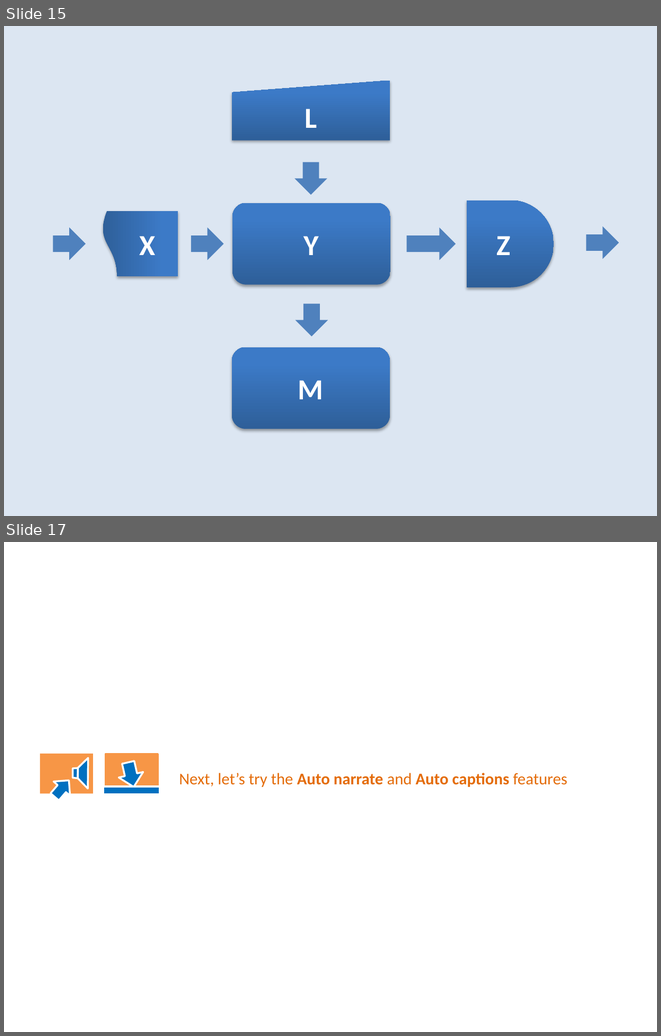
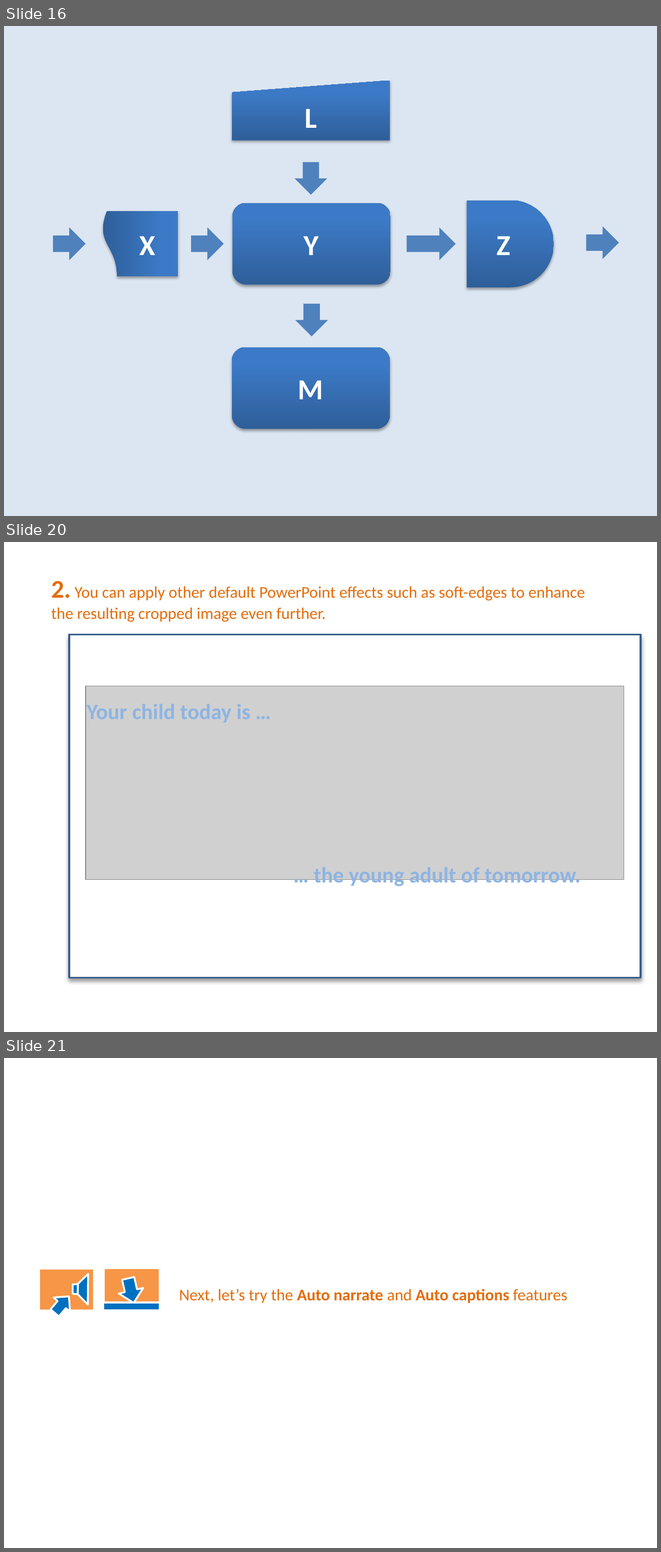
Before and after one commit to PowerPointLabs/PowerPointLabs-Website, a slide deck: samples/tutorial.pptx. Shown one above the other, each under a label of ours: slides 15 and 17 before the commit, slides 16, 20 and 21 after it; the slides between them are not shown. The pictures are 661x1036 and 661x1552 pixels, drawn with LibreOffice and Linux fonts; fonts in the diff are those of the drawing; grey boxes stand for pictures. Boxes give left, top, right and bottom in pixels: in the first picture for what was removed or moved away, otherwise in the second. Text is boxed around its words. In the diff, an @@ line names an element or a change of style, - is before the commit and + after.

```diff
--- a/samples/tutorial.pptx
+++ b/samples/tutorial.pptx
@@ slide 20 added at (4,542,657,1032), background #FFFFFF @@
@@ text added at (51,581,585,622), 18 pt, text #E46C0A @@
+2. You can apply other default PowerPoint effects such as soft-edges to enhance the resulting cropped image even further.
@@ rectangle added at (69,635,641,978), fill #FFFFFF, outline #3A5F8C 2 pt @@
@@ picture added at (86,686,624,879) @@
@@ text added at (314,867,581,888), 24 pt, text #8EB4E3, bold @@
+… the young adult of tomorrow.
@@ what was slide 15 is now slide 16 @@
@@ what was slide 17 is now slide 21 @@
```
Also in this commit, not shown: 3 slides changed, 3 other slides added.
